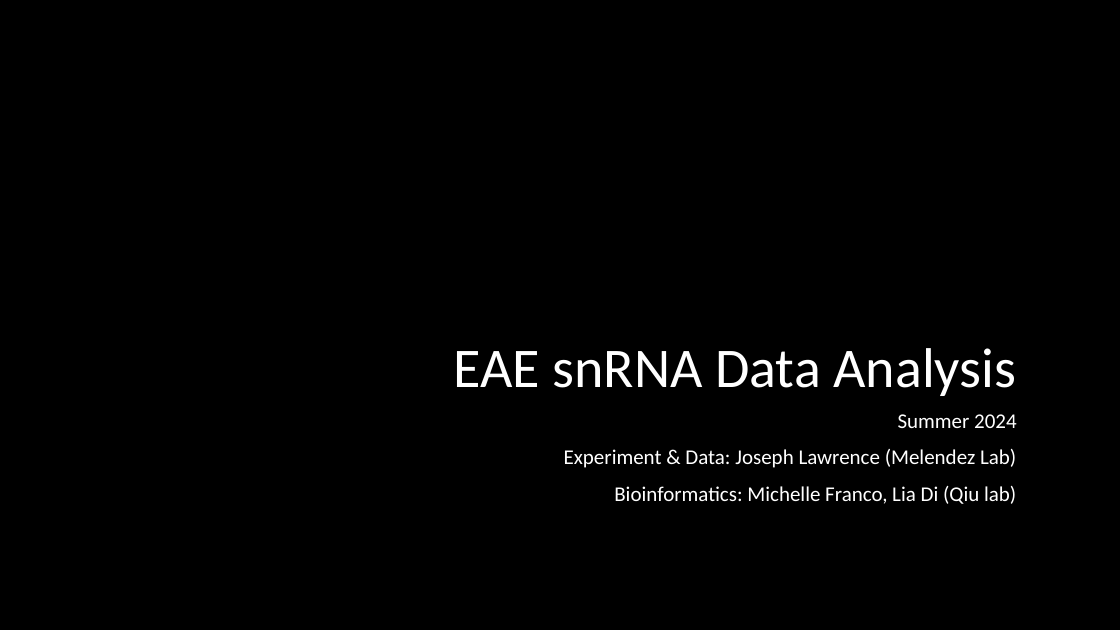
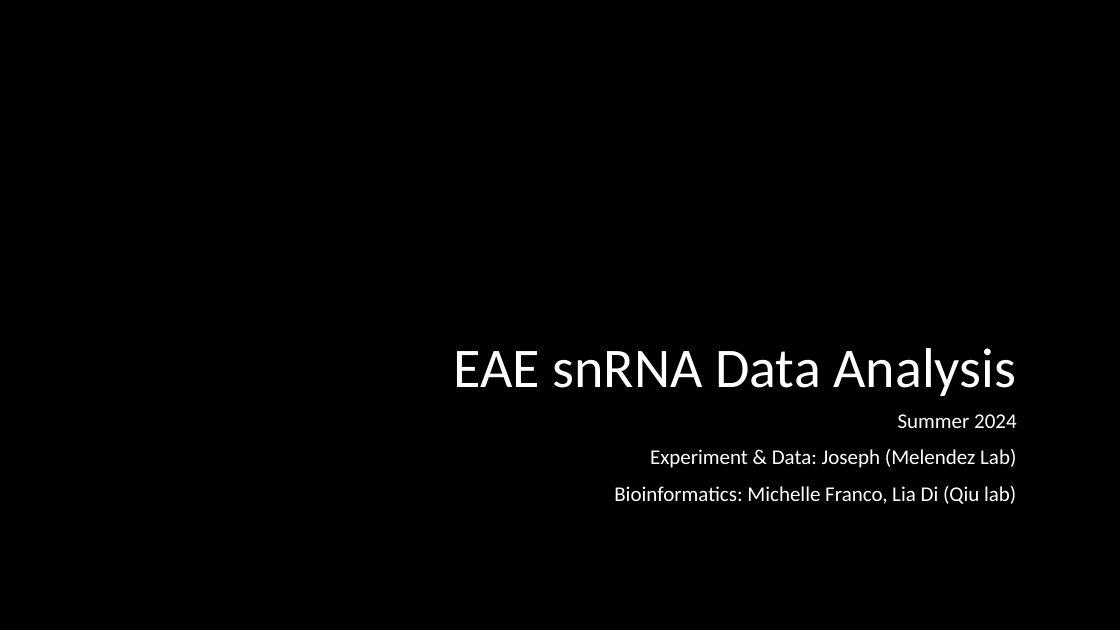
Before and after one commit to weigangq/EAE-2024, a slide deck: slide 1 of LiaDi/EAE-slides.pptx. Drawn at 1120x630 pixels with LibreOffice and Linux fonts; fonts in the diff are those of the drawing; background and template pictures are left out. Boxes give left, top, right and bottom in pixels: in the first picture for what was removed or moved away, otherwise in the second. Text is boxed around its words. In the diff, an @@ line names an element or a change of style, - is before the commit and + after.

Commit message:
update slides

```diff
--- a/LiaDi/EAE-slides.pptx
+++ b/LiaDi/EAE-slides.pptx
@@ subtitle at (650,449,1016,468): text changed @@
-Experiment & Data: Joseph Lawrence (Melendez Lab)
+Experiment & Data: Joseph (Melendez Lab)
```
Also in this commit, not shown: 1 other slide changed.
